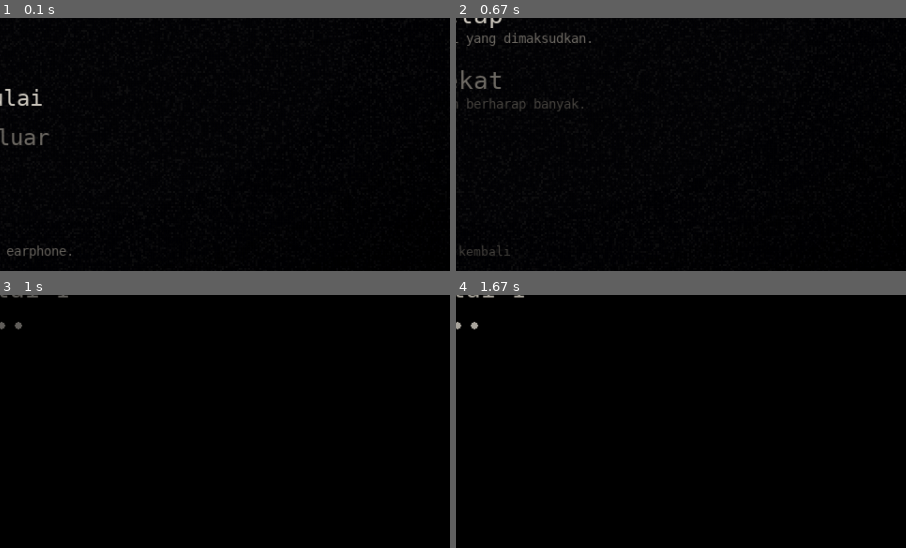
Above: before the commit, frames 1-4 (two rows, left to right).
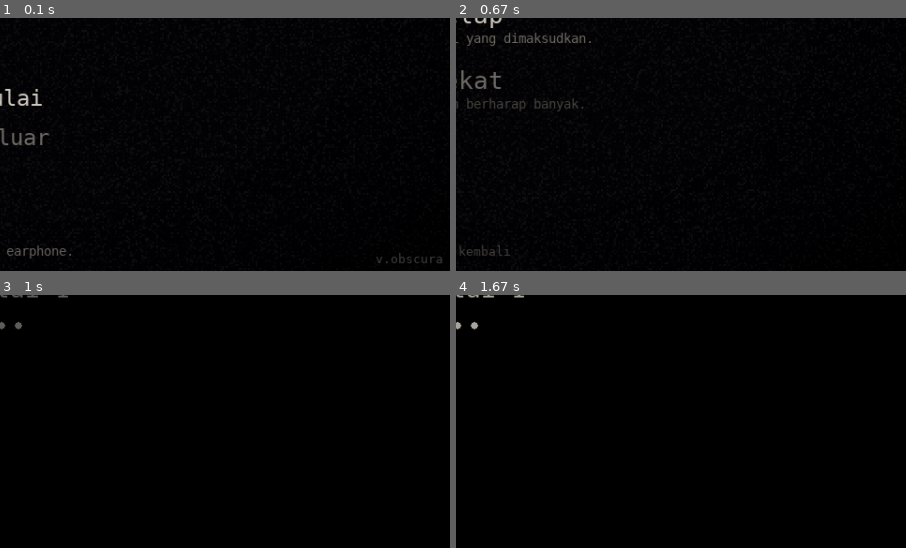
Above: after the commit, the same moments.

Repository: reinyako/simple_pygame
Game: pygame game, started from main.py
Same seed, same stepped clock (60 frames per second), same inputs: the game is played once before the commit and once after it.
Inputs (mouse positions are % of the whole screen's width and height, from its top left):
- Up to frame 1 (0.1 s): no input
- Up to frame 2 (0.67 s): click "Mulai" at 0.38 s
- Up to frame 3 (1 s): tap Enter at 0.67 s
- Up to frame 4 (1.67 s): click (65, 15) at 1.55 s
The pictures show only the part of the screen within x 49-99%, y 48-98%; the shares and areas given below are measured in that part.

The runs differ from the first frame. In frame 1, 0.1% of the frame differs, in the area x 83-99%, y 92-97%; in frame 2, nothing differs; in frame 3, nothing differs; in frame 4, nothing differs.

Commit message:
Sign the title screen with v.obscura
A faint signature sits in the bottom-right corner and brightens briefly
each time the title's sonar wave passes over it.

Co-Authored-By: Claude Opus 5.5 <noreply@anthropic.com>
Claude-Session: https://claude.ai/code/session_018EXRpz52RjGqUokH5uok3m

Diff:
--- a/gema/scenes/title.py
+++ b/gema/scenes/title.py
@@ -85,6 +85,20 @@
         draw_center(screen, "Gunakan earphone.", font(14), C.COL_TEXT_DIM, C.SCREEN_W / 2, C.SCREEN_H - 40)
         self.app.effects.grain(screen, self.t)
         self.app.effects.vignette(screen, 0)
+        self._draw_signature(screen, radius)
+
+    def _draw_signature(self, screen, radius):
+        """Nama pembuat di pojok kanan bawah. Samar, dan ikut menyala sesaat saat gelombang lewat."""
+        fnt = font(13)
+        w, h = fnt.size("v.obscura")
+        x = C.SCREEN_W - w - 18
+        y = C.SCREEN_H - h - 16
+        d = math.hypot(x + w / 2 - self.origin[0], y - self.origin[1])
+        since = (radius - d) / RING_SPEED
+        if since < 0:
+            since += RING_PERIOD
+        k = 0.3 + 0.35 * math.exp(-since * 1.5)
+        screen.blit(fnt.render("v.obscura", True, scale(C.COL_TEXT, k)), (x, y))
 
 
 class DifficultyScene:
